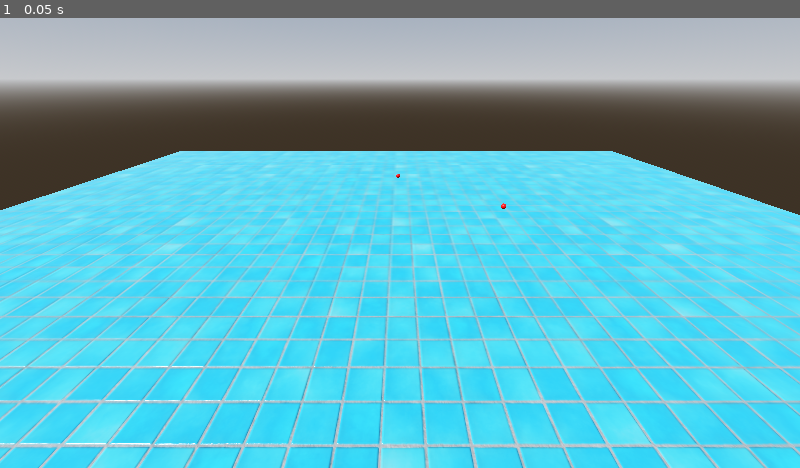
Above: before the commit, frame 1.
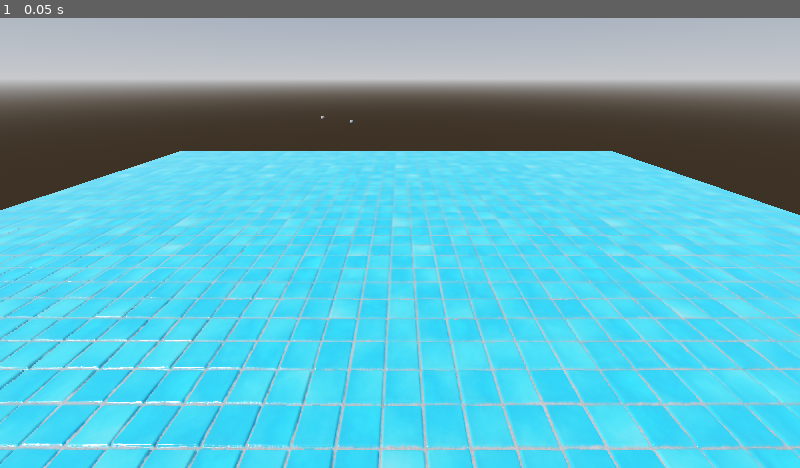
Above: after the commit, the same moment.

Repository: IceShuttle/GDSimulation
Game: Godot game, scene res://test.tscn
Two runs of this game, one before a commit and one after it. Both use one fixed random seed, a clock stepped at 60 frames per second and the inputs below.
Inputs:
- Up to frame 1 (0.05 s): no input

The runs differ from the first frame. In frame 1, 12% of the frame differs, in the area x 0-100%, y 21-100%.
Error before the commit: Cannot call method 'storage_buffer_create' on a null value. (res://test.gd:36)
Error after the commit: Cannot call method 'storage_buffer_create' on a null value. (res://test.gd:38)

Commit message:
variable bounds

Diff:
--- a/display.gdshader
+++ b/display.gdshader
@@ -1,5 +1,6 @@
 shader_type particles;
 uniform sampler2D pos_data;
+uniform vec3 offset;
 
 void start() {
 	// Called when a particle is spawned.
@@ -7,5 +8,5 @@
 
 void process() {
 	vec4 data = texelFetch(pos_data,ivec2(int(INDEX),0),0);
-	TRANSFORM[3].xyz = EMISSION_TRANSFORM[3].xyz+data.rgb*2.;
+	TRANSFORM[3].xyz = EMISSION_TRANSFORM[3].xyz+data.rgb-offset/2.0;
 }
--- /dev/null
+++ b/po.tres
@@ -0,0 +1,8 @@
+[gd_resource type="StandardMaterial3D" format=3 uid="uid://dbfc6aoqdmctg"]
+
+[resource]
+transparency = 4
+albedo_color = Color(0, 0.968627, 0.980392, 0.462745)
+metallic = 0.17
+roughness = 0.0
+proximity_fade_enabled = true
--- a/test.gd
+++ b/test.gd
@@ -1,10 +1,12 @@
 extends GPUParticles3D
 
 @export var mass:=1.0
+@export var bounds:= Vector3.ONE
 @export var elasticity:=.9
 @export var gravity:=9.8
-@export var target_density:= 200.
+@export var target_density:= 120.
 @export var pressure_multiplier:=1
+@export var viscosity:=0
 
 
 var rd:RenderingDevice
@@ -27,7 +29,7 @@
 	RenderingServer.call_on_render_thread(_setup_compute)
 
 func _generate_params(delta:float)->PackedByteArray:
-	return PackedFloat32Array([1024,mass,elasticity,gravity,target_density,pressure_multiplier,delta]).to_byte_array()
+	return PackedFloat32Array([0,mass,bounds.x,bounds.y,bounds.z,elasticity,gravity,target_density,pressure_multiplier,viscosity,delta]).to_byte_array()
 
 func _setup_compute()->void:
 	rd = RenderingServer.get_rendering_device()
@@ -106,7 +108,7 @@
 # Called every frame. 'delta' is the elapsed time since the previous frame.
 func _process(delta: float) -> void:
 	if Input.is_action_pressed("ui_accept"):
-		activated = true
+		activated = not activated
 	if activated:
 		RenderingServer.call_on_render_thread(_compute.bind(delta))
 
@@ -114,6 +116,7 @@
 func _compute(delta:float) ->void:
 	calculate_gravity(delta)
 	compute_shader_pipeline(density_pipeline,density_uniform_set)
+	self.process_material.set_shader_parameter("offset",bounds)
 
 
 	var out:=rd.buffer_get_data(density_buffer)
--- a/test.tscn
+++ b/test.tscn
@@ -12,14 +12,10 @@
 
 [sub_resource type="ShaderMaterial" id="ShaderMaterial_2gbpo"]
 shader = ExtResource("5_hhyp2")
+shader_parameter/offset = Vector3(2.035, 2, 4.6)
 shader_parameter/pos_data = SubResource("Texture2DRD_4jpp3")
 
-[sub_resource type="StandardMaterial3D" id="StandardMaterial3D_hvt0r"]
-albedo_color = Color(0.996651, 0, 0.0387574, 1)
-roughness = 0.38
-
 [sub_resource type="SphereMesh" id="SphereMesh_5bu30"]
-material = SubResource("StandardMaterial3D_hvt0r")
 radius = 0.05
 height = 0.1
 
@@ -36,8 +32,7 @@
 heightmap_min_layers = 8
 heightmap_max_layers = 32
 heightmap_texture = ExtResource("5_4cbaq")
-uv1_scale = Vector3(0.2, 0.2, 0.2)
-uv1_triplanar = true
+uv1_scale = Vector3(4, 4, 4)
 
 [sub_resource type="PlaneMesh" id="PlaneMesh_kbtbi"]
 size = Vector2(20, 20)
@@ -57,12 +52,14 @@
 [node name="Node3D" type="Node3D" parent="."]
 
 [node name="GPUParticles3D" type="GPUParticles3D" parent="Node3D"]
-transform = Transform3D(1, 0, 0, 0, 1, 0, 0, 0, 1, 0.13584, 0.327994, -3.23491)
+transform = Transform3D(1, 0, 0, 0, 1, 0, 0, 0, 1, -1.10474, 2.41158, -3.23491)
 amount = 1024
 process_material = SubResource("ShaderMaterial_2gbpo")
 draw_pass_1 = SubResource("SphereMesh_5bu30")
 script = ExtResource("3_tkh4c")
-target_density = 250.0
+bounds = Vector3(4, 3, 4)
+elasticity = 0.7
+pressure_multiplier = 150
 
 [node name="Camera3D" type="Camera3D" parent="Node3D"]
 transform = Transform3D(1, 0, 0, 0, 0.872632, 0.488378, 0, -0.488378, 0.872632, 0.179713, 2.42289, 3.93183)
Not shown, changed: compute/gravity.glsl
Not shown, changed: compute/utils.glsl
Not shown: 1 places in test.tscn that only renumber resources
